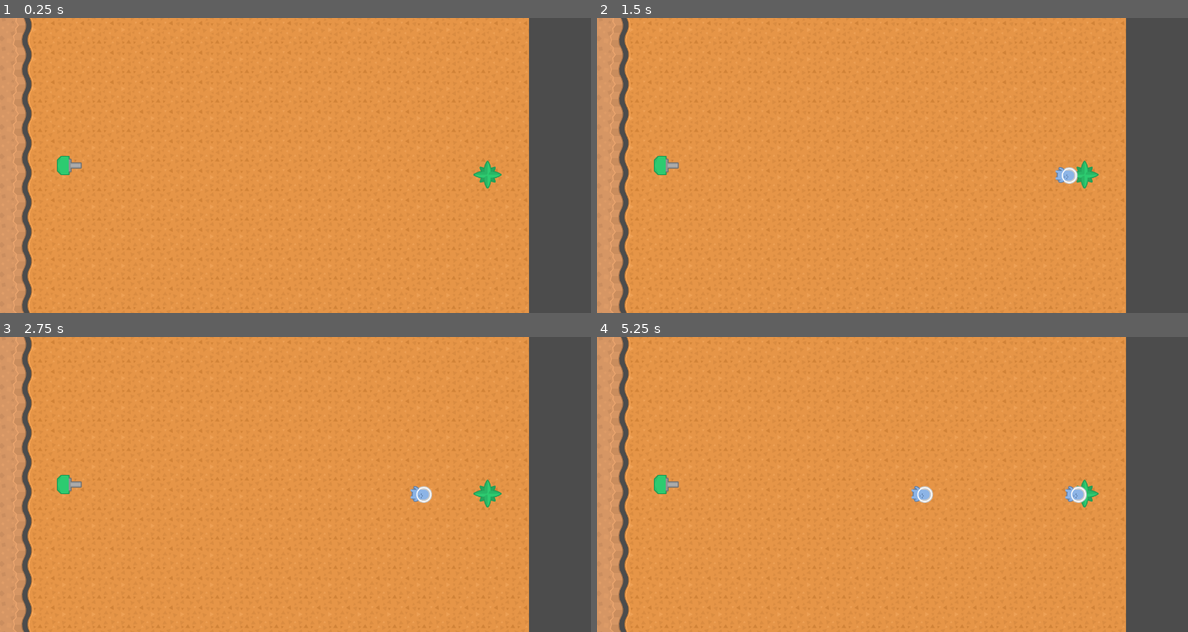
Above: before the commit, frames 1-4 (two rows, left to right).
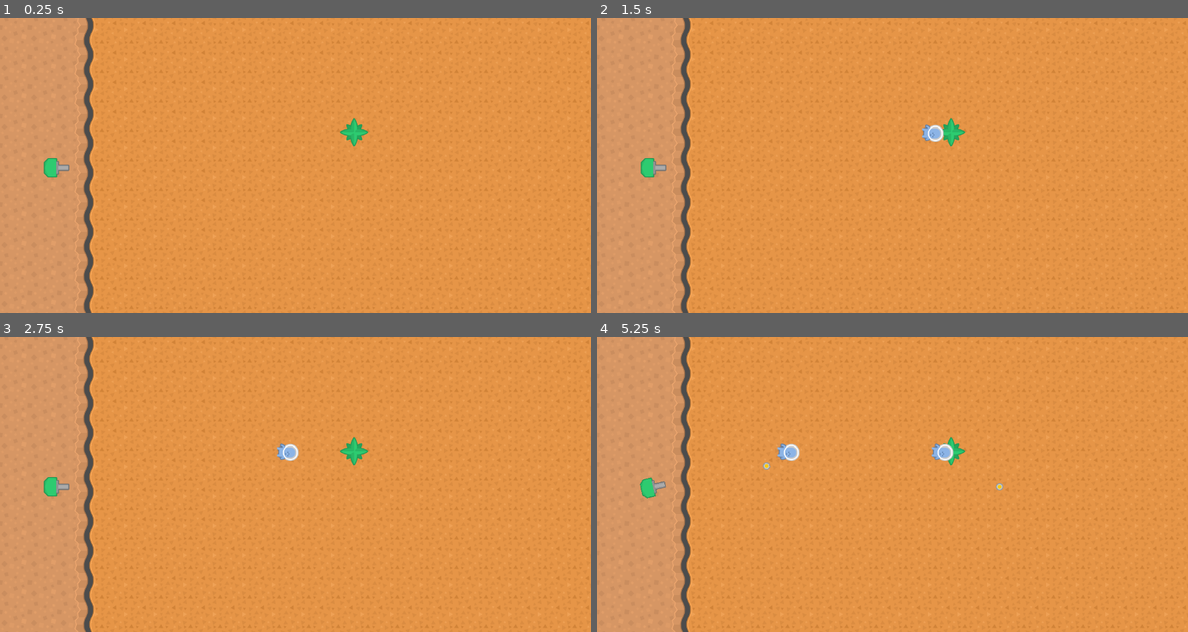
Above: after the commit, the same moments.

Repository: Mynijo/GateDefense
Game: Godot game, scene res://terrain/Map01.tscn
Same seed, same stepped clock (60 frames per second), same inputs: the game is played once before the commit and once after it.
Inputs:
- Up to frame 1 (0.25 s): no input
- Up to frame 2 (1.5 s): tap Enter at 0.5 s
- Up to frame 3 (2.75 s): no input
- Up to frame 4 (5.25 s): no input

The runs differ from the first frame. In frame 1, 22% of the frame differs, in the area x 2-100%, y 0-100%; in frame 2, 23%; in frame 3, 23%; in frame 4, 23%.

Commit message:
It can now shoot

Diff:
--- /dev/null
+++ b/Bullet/Bullet.gd
@@ -0,0 +1,27 @@
+extends Area2D
+
+export (int) var speed
+export (int) var damage
+export (float) var lifetime
+
+var velocity = Vector2()
+
+func start(_position, _direction):
+    position = _position
+    rotation = _direction.angle()
+    $Lifetime.wait_time = lifetime
+    velocity = _direction * speed
+
+func _process(delta):
+    position += velocity * delta
+
+func explode():
+    queue_free()
+
+func _on_Bullet_body_entered(body):
+	explode()
+	if body.has_method('take_damage'):
+	    body.take_damage(damage)
+
+func _on_Lifetime_timeout():
+    explode()
--- /dev/null
+++ b/Bullet/Bullet.tscn
@@ -0,0 +1,38 @@
+[gd_scene load_steps=2 format=2]
+
+[ext_resource path="res://Bullet/Bullet.gd" type="Script" id=1]
+
+[node name="Bullet" type="Area2D" index="0"]
+
+input_pickable = true
+gravity_vec = Vector2( 0, 1 )
+gravity = 98.0
+linear_damp = 0.1
+angular_damp = 1.0
+collision_layer = 12
+collision_mask = 12
+audio_bus_override = false
+audio_bus_name = "Master"
+script = ExtResource( 1 )
+_sections_unfolded = [ "Collision" ]
+speed = null
+damage = null
+lifetime = null
+
+[node name="Sprite" type="Sprite" parent="." index="0"]
+
+region_rect = Rect2( 86, 1303.04, 18, 16.5 )
+_sections_unfolded = [ "Region" ]
+
+[node name="Lifetime" type="Timer" parent="." index="1"]
+
+process_mode = 1
+wait_time = 1.0
+one_shot = false
+autostart = false
+
+[node name="CollisionShape2D" type="CollisionShape2D" parent="." index="2"]
+
+[connection signal="body_entered" from="." to="." method="_on_Bullet_body_entered"]
+
+[connection signal="timeout" from="Lifetime" to="." method="_on_Lifetime_timeout"]
--- /dev/null
+++ b/Bullet/BulletPhy.gd
@@ -0,0 +1,15 @@
+extends "res://Bullet/Bullet.gd"
+
+# class member variables go here, for example:
+# var a = 2
+# var b = "textvar"
+
+func _ready():
+	# Called when the node is added to the scene for the first time.
+	# Initialization here
+	pass
+
+#func _process(delta):
+#	# Called every frame. Delta is time since last frame.
+#	# Update game logic here.
+#	pass
--- /dev/null
+++ b/Bullet/BulletPhy.tscn
@@ -0,0 +1,29 @@
+[gd_scene load_steps=5 format=2]
+
+[ext_resource path="res://Bullet/Bullet.tscn" type="PackedScene" id=1]
+[ext_resource path="res://Bullet/BulletPhy.gd" type="Script" id=2]
+[ext_resource path="res://media/towerDefense_tilesheet.png" type="Texture" id=3]
+
+[sub_resource type="RectangleShape2D" id=1]
+
+custom_solver_bias = 0.0
+extents = Vector2( 10, 10 )
+
+[node name="BulletPhy" index="0" instance=ExtResource( 1 )]
+
+script = ExtResource( 2 )
+speed = 500
+damage = 100
+lifetime = 20.0
+
+[node name="Sprite" parent="." index="0"]
+
+texture = ExtResource( 3 )
+region_enabled = true
+region_rect = Rect2( 88, 1303.54, 16.25, 17 )
+
+[node name="CollisionShape2D" parent="." index="2"]
+
+position = Vector2( -1.05149, -0.547018 )
+scale = Vector2( 0.797718, 0.800697 )
+shape = SubResource( 1 )
--- a/Enemy/Enemy.gd
+++ b/Enemy/Enemy.gd
@@ -1,5 +1,6 @@
 extends KinematicBody2D
 
+signal take_damage
 signal health_changed
 signal dead
 
--- a/Gate/Gate.gd
+++ b/Gate/Gate.gd
@@ -1,6 +1,6 @@
 extends StaticBody2D
 
-signal health_changed
+signal take_damage
 signal dead
 
 export (int) var health
@@ -12,10 +12,10 @@
 
 func _on_DetectArea_body_entered(body):
 	if body.has_method('dead'):
-		health_changed(body.damage)
+		take_damage(body.damage)
 		body.dead()
 
-func health_changed(damage):
+func take_damage(damage):
 	health += damage
 	if health <= 0:
 		pass
--- a/Tower/Tower.gd
+++ b/Tower/Tower.gd
@@ -6,6 +6,8 @@
 
 export (float) var turret_speed = 1.0
 export (int) var detect_radius = 400
+
+signal shoot
 
 var target = null
 
@@ -22,6 +24,7 @@
 
 func _process(delta):
 	if target:
+		shoot()
 		var target_dir = (target.global_position - $Body.global_position).normalized()
 		var current_dir = Vector2(1, 0).rotated($Body.global_rotation)
 		$Body.global_rotation = current_dir.linear_interpolate(target_dir, turret_speed * delta).angle()
@@ -32,3 +35,14 @@
 
 func _on_DetectRadius_body_exited(body):
 	target = null
+
+func shoot():
+    if can_shoot:
+        can_shoot = false
+        $GunCooldown.start()
+        var dir = Vector2(1, 0).rotated($Body.global_rotation)
+        emit_signal('shoot', Bullet,
+                $Body.global_position, dir)
+
+func _on_GunCooldown_timeout():
+	can_shoot = true
--- a/Tower/Tower.tscn
+++ b/Tower/Tower.tscn
@@ -5,10 +5,11 @@
 [node name="Tower" type="KinematicBody2D" index="0"]
 
 input_pickable = false
-collision_layer = 1
-collision_mask = 1
+collision_layer = 2
+collision_mask = 2
 collision/safe_margin = 0.08
 script = ExtResource( 1 )
+_sections_unfolded = [ "Collision", "Material", "Pickable", "Visibility", "collision" ]
 Bullet = null
 gun_cooldown = null
 turret_speed = 1.0
@@ -38,6 +39,8 @@
 
 [node name="CollisionShape2D" type="CollisionShape2D" parent="DetectRadius" index="0"]
 
+[connection signal="timeout" from="GunCooldown" to="." method="_on_GunCooldown_timeout"]
+
 [connection signal="body_entered" from="DetectRadius" to="." method="_on_DetectRadius_body_entered"]
 
 [connection signal="body_exited" from="DetectRadius" to="." method="_on_DetectRadius_body_exited"]
--- a/Tower/TowerPhy.tscn
+++ b/Tower/TowerPhy.tscn
@@ -1,19 +1,21 @@
-[gd_scene load_steps=4 format=2]
+[gd_scene load_steps=5 format=2]
 
 [ext_resource path="res://Tower/Tower.tscn" type="PackedScene" id=1]
 [ext_resource path="res://Tower/TowerPhy.gd" type="Script" id=2]
-[ext_resource path="res://media/towerDefense_tilesheet.png" type="Texture" id=3]
+[ext_resource path="res://Bullet/BulletPhy.tscn" type="PackedScene" id=3]
+[ext_resource path="res://media/towerDefense_tilesheet.png" type="Texture" id=4]
 
-
-[node name="TowerPhy" index="0" instance=ExtResource( 1 )]
+[node name="TowerPhy" instance=ExtResource( 1 )]
 
 script = ExtResource( 2 )
-gun_cooldown = 100.0
+_sections_unfolded = [ "Collision", "Pickable", "collision" ]
+Bullet = ExtResource( 3 )
+gun_cooldown = 1.0
 turret_speed = 2.0
 
 [node name="Body" parent="." index="0"]
 
-texture = ExtResource( 3 )
+texture = ExtResource( 4 )
 region_enabled = true
 region_rect = Rect2( 132.26, 1227.06, 54.75, 42.125 )
 _sections_unfolded = [ "Region", "Transform" ]
--- a/project.godot
+++ b/project.godot
@@ -43,10 +43,10 @@
 
 [layer_names]
 
-2d_render/layer_1="map"
-2d_render/layer_2="player"
-2d_render/layer_3="enemies"
-2d_render/layer_4="bullets"
+2d_physics/layer_1="map"
+2d_physics/layer_2="player"
+2d_physics/layer_3="enemies"
+2d_physics/layer_4="bullets"
 
 [rendering]
 
--- /dev/null
+++ b/terrain/Map01.gd
@@ -0,0 +1,12 @@
+extends Node2D
+
+
+func _ready():
+	pass
+
+
+
+func _on_TowerPhy_shoot(bullet, _position, _direction):
+    var b = bullet.instance()
+    add_child(b)
+    b.start(_position, _direction)
--- a/terrain/Map01.tscn
+++ b/terrain/Map01.tscn
@@ -1,17 +1,19 @@
-[gd_scene load_steps=5 format=2]
+[gd_scene load_steps=6 format=2]
 
-[ext_resource path="res://terrain/terrain_tiles.tres" type="TileSet" id=1]
-[ext_resource path="res://Tower/TowerPhy.tscn" type="PackedScene" id=2]
-[ext_resource path="res://Enemy/EnemySpawner.tscn" type="PackedScene" id=3]
-[ext_resource path="res://Gate/Gate.tscn" type="PackedScene" id=4]
+[ext_resource path="res://terrain/Map01.gd" type="Script" id=1]
+[ext_resource path="res://terrain/terrain_tiles.tres" type="TileSet" id=2]
+[ext_resource path="res://Tower/TowerPhy.tscn" type="PackedScene" id=3]
+[ext_resource path="res://Enemy/EnemySpawner.tscn" type="PackedScene" id=4]
+[ext_resource path="res://Gate/Gate.tscn" type="PackedScene" id=5]
 
 [node name="Map01" type="Node2D" index="0"]
 
+script = ExtResource( 1 )
+
 [node name="TileMap" type="TileMap" parent="." index="0"]
 
-position = Vector2( -134, 0 )
 mode = 0
-tile_set = ExtResource( 1 )
+tile_set = ExtResource( 2 )
 cell_size = Vector2( 64, 64 )
 cell_quadrant_size = 16
 cell_custom_transform = Transform2D( 1, 0, 0, 1, 0, 0 )
@@ -27,16 +29,21 @@
 occluder_light_mask = 1
 format = 1
 tile_data = PoolIntArray( 0, 105, 0, 1, 105, 0, 2, 106, 0, 3, 54, 0, 4, 55, 0, 5, 55, 0, 6, 55, 0, 7, 55, 0, 8, 55, 0,  …(2827 unchanged characters)…
+__meta__ = {
+"_edit_group_": true
+}
 
-[node name="TowerPhy" parent="." index="1" instance=ExtResource( 2 )]
+[node name="TowerPhy" parent="." index="1" instance=ExtResource( 3 )]
 
-position = Vector2( 150.734, 321.064 )
+position = Vector2( 122.799, 326.064 )
 detect_radius = 400
 
-[node name="EnemySpawner" parent="." index="2" instance=ExtResource( 3 )]
+[node name="EnemySpawner" parent="." index="2" instance=ExtResource( 4 )]
 
-position = Vector2( 1056.47, 339.971 )
+position = Vector2( 767.061, 248.023 )
 
-[node name="Gate" parent="." index="3" instance=ExtResource( 4 )]
+[node name="Gate" parent="." index="3" instance=ExtResource( 5 )]
 
-position = Vector2( -35.6346, 0.642029 )
+position = Vector2( 0.541534, -0.865265 )
+
+[connection signal="shoot" from="TowerPhy" to="." method="_on_TowerPhy_shoot"]
